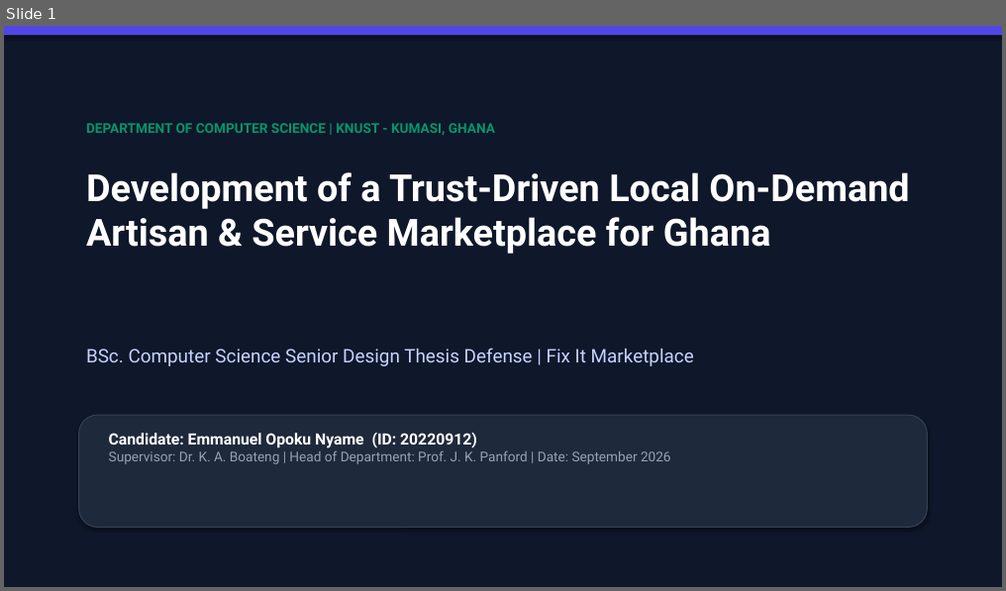
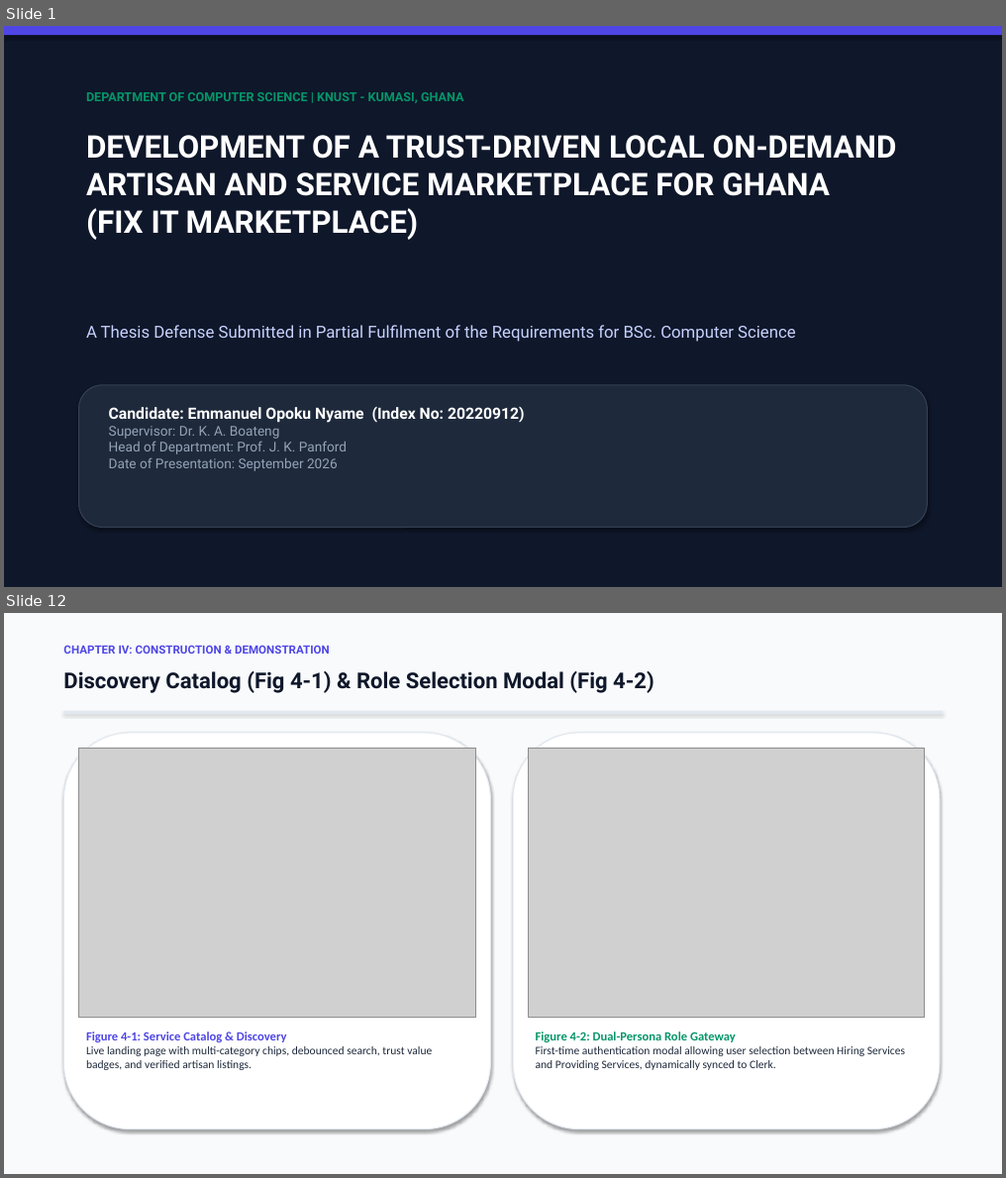
Before and after one commit to emperiumsoul/fix-it-marketplace, a slide deck: Fix_It_Marketplace_Defense_Presentation.pptx. Shown one above the other, each under a label of ours: slide 1 before the commit, slides 1 and 12 after it; the slides between them are not shown. The pictures are 1006x591 and 1006x1178 pixels, drawn with LibreOffice and Linux fonts; fonts in the diff are those of the drawing; grey boxes stand for pictures. Boxes give left, top, right and bottom in pixels: in the first picture for what was removed or moved away, otherwise in the second. Text is boxed around its words. In the diff, an @@ line names an element or a change of style, - is before the commit and + after.

Commit message:
docs: align defense presentation slide deck directly to departmental thesis layout template (21 widescreen slides)

```diff
--- a/Fix_It_Marketplace_Defense_Presentation.pptx
+++ b/Fix_It_Marketplace_Defense_Presentation.pptx
@@ slide 12 added at [4, 613, 1002, 1174], background #F8FAFC @@
@@ text added at [63, 645, 330, 654], 11 pt, text #4F46E5, bold @@
+CHAPTER IV: CONSTRUCTION & DEMONSTRATION
@@ text added at [63, 671, 654, 693], 21 pt, text #0F172A, bold @@
+Discovery Catalog (Fig 4-1) & Role Selection Modal (Fig 4-2)
@@ rectangle added at [63, 712, 943, 713], fill #E2E8F0, outline #E2E8F0 0.75 pt @@
@@ rounded rectangle added at [63, 733, 491, 1130], fill #FFFFFF, outline #E2E8F0 1 pt @@
@@ picture added at [79, 748, 475, 1017] @@
@@ rounded rectangle added at [513, 733, 940, 1130], fill #FFFFFF, outline #E2E8F0 1 pt @@
@@ picture added at [528, 748, 925, 1017] @@
@@ text added at [86, 1032, 432, 1070], 11 pt, text #1E293B @@
+Figure 4-1: Service Catalog & Discovery
+Live landing page with multi-category chips, debounced search, trust value badges, and verified artisan listings.
@@ text added at [536, 1032, 905, 1070], 11 pt, text #1E293B @@
+Figure 4-2: Dual-Persona Role Gateway
+First-time authentication modal allowing user selection between Hiring Services and Providing Services, dynamically synced to Clerk.
@@ slide 1 changed as well @@
@@ text "DEPARTMENT OF COMPUTER SCIENCE | ...": place and size @@
-text "DEPARTMENT OF COMPUTER SCIENCE | ..." at [86, 123, 495, 135]
+text "DEPARTMENT OF COMPUTER SCIENCE | ..." at [86, 92, 464, 103]
@@ text "DEPARTMENT OF COMPUTER SCIENCE | ..." at [86, 92, 464, 103]: size 13 to 12 pt @@
@@ text at [86, 135, 897, 240]: text changed; size 36 to 30 pt @@
-Development of a Trust-Driven Local On-Demand Artisan & Service Marketplace for Ghana
+DEVELOPMENT OF A TRUST-DRIVEN LOCAL ON-DEMAND ARTISAN AND SERVICE MARKETPLACE FOR GHANA
+(FIX IT MARKETPLACE)
@@ text at [86, 325, 796, 342]: text changed; size 18 to 16 pt @@
-BSc. Computer Science Senior Design Thesis Defense | Fix It Marketplace
+A Thesis Defense Submitted in Partial Fulfilment of the Requirements for BSc. Computer Science
@@ rounded rectangle: place and size @@
-rounded rectangle at [79, 415, 927, 528]
+rounded rectangle at [79, 385, 927, 528]
@@ text at [109, 407, 525, 472]: text changed @@
-Candidate: Emmanuel Opoku Nyame (ID: 20220912)
-Supervisor: Dr. K. A. Boateng | Head of Department: Prof. J. K. Panford | Date: September 2026
+Candidate: Emmanuel Opoku Nyame (Index No: 20220912)
+Supervisor: Dr. K. A. Boateng
+Head of Department: Prof. J. K. Panford
+Date of Presentation: September 2026
```
Also in this commit, not shown: 5 other slides changed, 14 other slides added, 13 slides removed, 1 other file.
